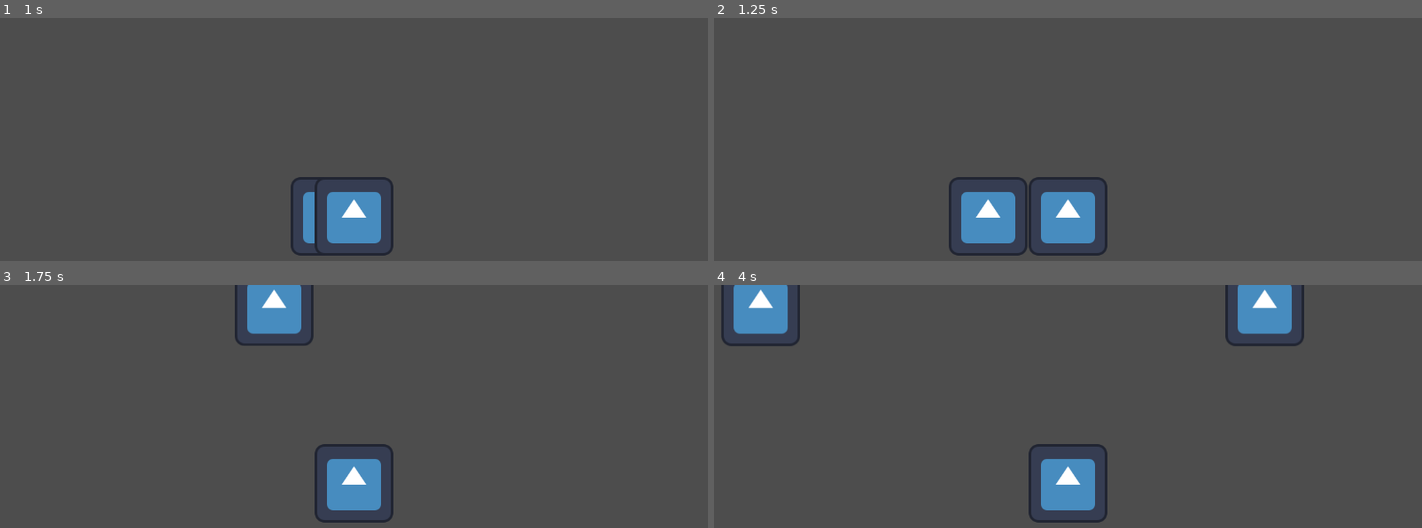
Above: before the commit, frames 1-4 (two rows, left to right).
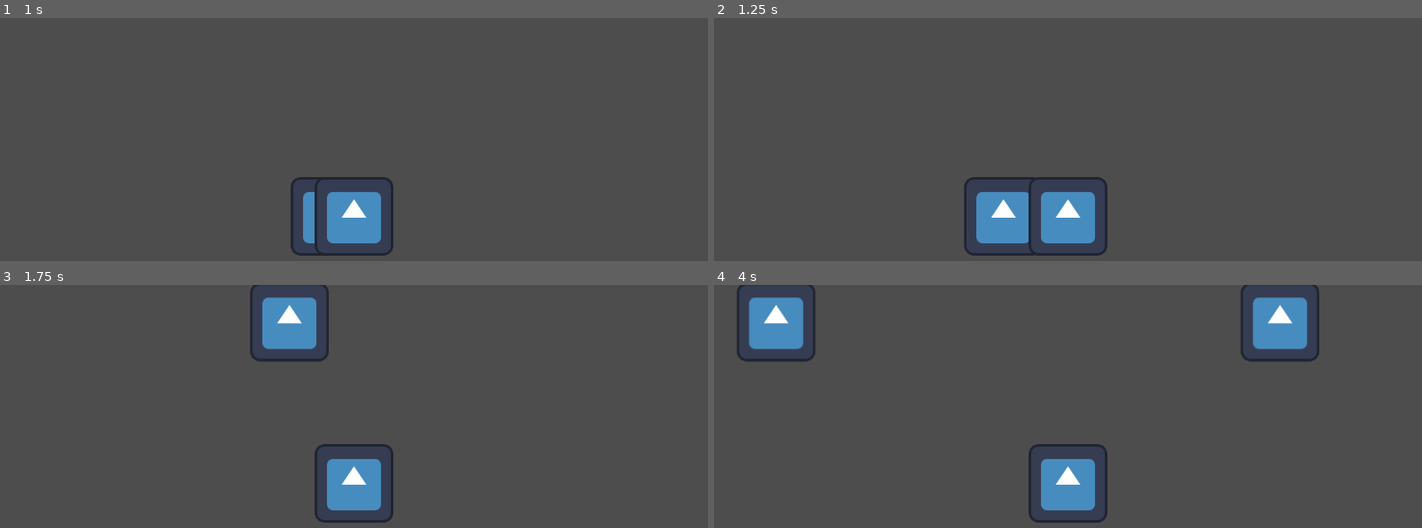
Above: after the commit, the same moments.

Repository: Cooly3789/ToxicTerrorGameJam
Game: Godot game, scene res://levels/game.tscn
The game is run twice, just before and just after one commit, with the same random seed, the same clock (stepped at 60 frames per second) and the same inputs. The engine's default icon, where the game draws it, is replaced by a stand-in: a white triangle on a blue panel in a dark square.
Inputs:
- Up to frame 1 (1 s): tap Enter (ui_accept) at 0.5, 0.77 s; hold D (right) from 0.53 s (still down)
- Up to frame 2 (1.25 s): keep holding D (right)
- Up to frame 3 (1.75 s): release D (right) at 1.28 s; hold S (down) from 1.28 s (still down); tap Enter (ui_accept) at 1.52 s
- Up to frame 4 (4 s): tap Enter (ui_accept) at 2, 2.75, 3.02, 3.5, 3.77 s; release S (down) at 2.03 s; hold D (right) 2.03-2.78 s; hold Up (ui_up) 2.78-3.53 s; hold A (left) from 3.53 s (still down)

Frame 1 is identical in both runs. In frame 2, 1.4% of the frame differs, in the area x 33-46%, y 65-98%; in frame 3, 2.2%; in frame 4, 4.6%, in the area x 1-86%, y 0-32%.

Commit message:
increased camera hitbox

Diff:
--- a/levels/game.tscn
+++ b/levels/game.tscn
@@ -4,7 +4,7 @@
 [ext_resource type="Texture2D" uid="uid://dam7fowih2rkf" path="res://assets/icon.svg" id="1_od3m6"]
 
 [sub_resource type="RectangleShape2D" id="RectangleShape2D_vhr6a"]
-size = Vector2(50, 50)
+size = Vector2(100, 100)
 
 [sub_resource type="RectangleShape2D" id="RectangleShape2D_m637p"]
 size = Vector2(1168, 20.875)
Not shown, added: camera.gd.uid
Not shown, added: node_2d.gd.uid
